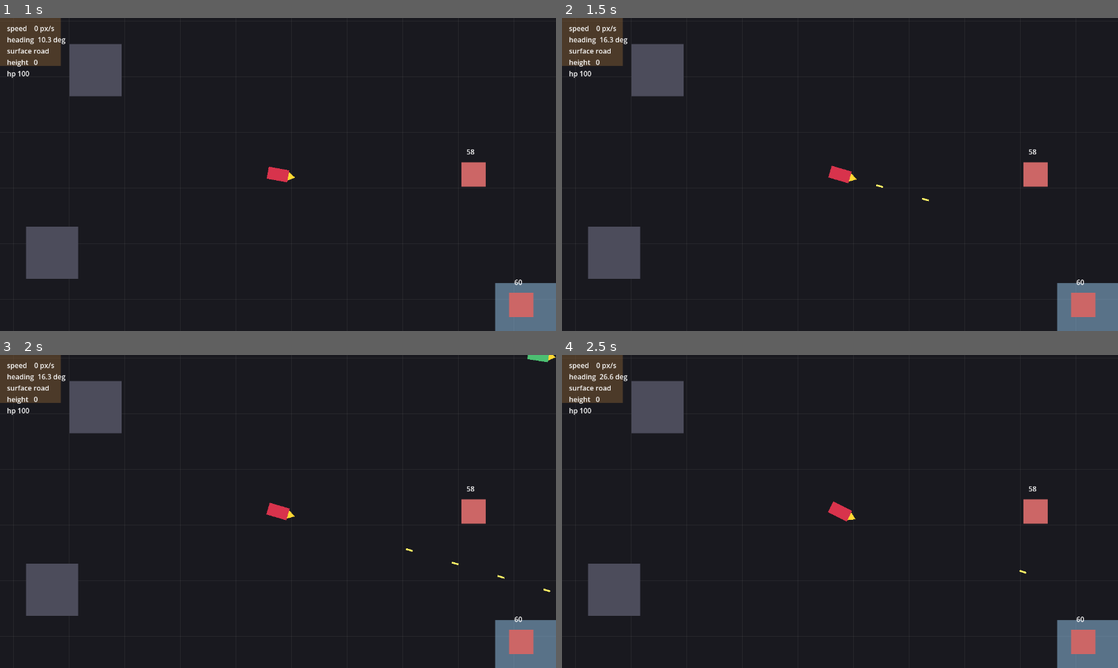
Above: before the commit, frames 1-4 (two rows, left to right).
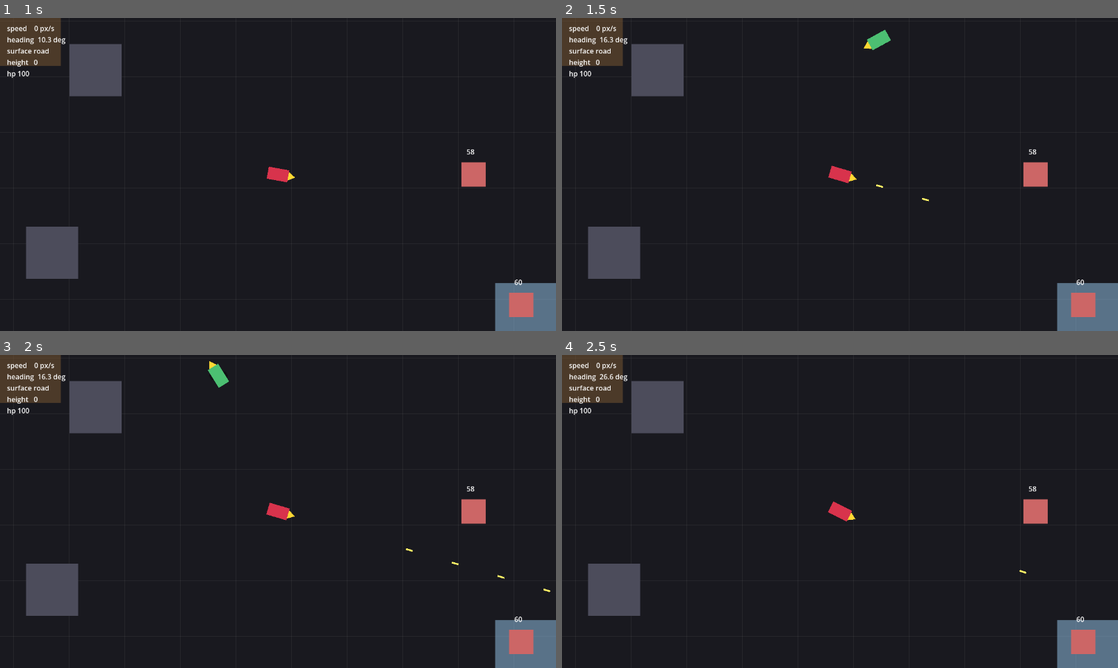
Above: after the commit, the same moments.

Repository: b3p3k0/bentchrome
Game: Godot game, scene res://levels/arena/arena.tscn
The game is run twice, just before and just after one commit, with the same random seed, the same clock (stepped at 60 frames per second) and the same inputs.
Inputs (mouse positions are in pixels of both pictures, inside the frame that each line leads up to):
- Up to frame 1 (1 s): tap Enter (ui_accept) at 0.5, 0.77 s; move the mouse to (400, 158) at 0.52 s; hold D (move_right) from 0.53 s (still down); click (400, 158) at 0.6 s
- Up to frame 2 (1.5 s): release D (move_right) at 1.25 s; tap Enter (ui_accept) at 1.25 s; drag from (728, 190) to (840, 174) at 1.27 s
- Up to frame 3 (2 s): no input
- Up to frame 4 (2.5 s): move the mouse to (895, 442) at 2.02 s; hold D (move_right) from 2.03 s (still down); tap Space at 2.1 s

Frame 1 is identical in both runs. In frame 2, 0.2% of the frame differs, in the area x 54-60%, y 3-11%; in frame 3, 0.3%, in the area x 37-100%, y 0-11%; in frame 4, nothing differs.

Commit message:
Phase 3: blendable archetype mix (pure + hybrids)
Replace the discrete archetype enum with a Vector3 mix (aggressor, ambusher, opportunist) whose pure trait sets — engagement band, flee threshold, flank bias, and near/weak target-scoring weights — interpolate. Target selection becomes a blended score of proximity vs woundedness. Pure types are (1,0,0)/(0,1,0)/(0,0,1); named hybrids (Marauder/Stalker/Phantom/Wildcard) are presets. Arena fields the 3 pure plus a yellow Stalker (1,0,1) hybrid. Doc updated.

Co-Authored-By: Claude Opus 4.8 <noreply@anthropic.com>

Diff:
--- a/levels/arena/arena.tscn
+++ b/levels/arena/arena.tscn
@@ -81,21 +81,28 @@
 body_color = Color(0.95, 0.55, 0.1, 1)
 
 [node name="Driver" parent="Enemy1" index="1"]
-archetype = 0
+mix = Vector3(1, 0, 0)
 
 [node name="Enemy2" parent="." instance=ExtResource("6_enemy")]
 position = Vector2(720, -380)
 body_color = Color(0.6, 0.3, 0.85, 1)
 
 [node name="Driver" parent="Enemy2" index="1"]
-archetype = 1
+mix = Vector3(0, 1, 0)
 
 [node name="Enemy3" parent="." instance=ExtResource("6_enemy")]
 position = Vector2(-150, -560)
 body_color = Color(0.3, 0.75, 0.45, 1)
 
 [node name="Driver" parent="Enemy3" index="1"]
-archetype = 2
+mix = Vector3(0, 0, 1)
+
+[node name="Enemy4" parent="." instance=ExtResource("6_enemy")]
+position = Vector2(250, -660)
+body_color = Color(0.9, 0.85, 0.2, 1)
+
+[node name="Driver" parent="Enemy4" index="1"]
+mix = Vector3(1, 0, 1)
 
 [node name="Dummy1" parent="." instance=ExtResource("5_dummy")]
 position = Vector2(450, 0)
--- a/vehicles/drivers/enemy_driver.gd
+++ b/vehicles/drivers/enemy_driver.gd
@@ -1,21 +1,62 @@
 class_name EnemyDriver
 extends Driver
-## Free-for-all combat AI. Three archetypes built on the same pursue/evade
-## jousting skeleton, differing mainly by TARGET SELECTION and engagement tuning:
-##   AGGRESSOR   — charges the NEAREST car, tight band, fights to near-death.
+## Free-for-all combat AI on a pursue/evade skeleton. Behavior is a BLEND of three
+## pure archetypes via `mix` = Vector3(aggressor, ambusher, opportunist). Pure
+## types are (1,0,0)/(0,1,0)/(0,0,1); any hybrid is a weighted blend of their
+## traits — engagement band, flee threshold, flank bias, and target-scoring
+## weights all interpolate. So one system covers pure types and every combination.
+##
+## Pure archetypes:
+##   AGGRESSOR   — charges the nearest car, tight band, fights to near-death.
 ##   AMBUSHER    — nearest car but approaches at a flank angle; hit-and-run.
-##   OPPORTUNIST — stalks the WEAKEST car in range, hangs back, pounces, flees early.
-## Mini-boss/boss will be tougher variants; a data-driven version comes later.
+##   OPPORTUNIST — scores the weakest car highest, hangs back, pounces, flees early.
 
-enum Archetype { AGGRESSOR, AMBUSHER, OPPORTUNIST }
-@export var archetype: Archetype = Archetype.AGGRESSOR
+@export var mix := Vector3(1, 0, 0)  # weights: x=aggressor, y=ambusher, z=opportunist
+
+# Named blends (assign to `mix`). 3 pure + 3 pairs + 1 triple.
+const PRESET_BRAWLER := Vector3(1, 0, 0)
+const PRESET_FLANKER := Vector3(0, 1, 0)
+const PRESET_JACKAL := Vector3(0, 0, 1)
+const PRESET_MARAUDER := Vector3(1, 1, 0)   # aggressive flanker
+const PRESET_STALKER := Vector3(1, 0, 1)    # brawls, but hunts the weak
+const PRESET_PHANTOM := Vector3(0, 1, 1)    # sneaky flanking jackal
+const PRESET_WILDCARD := Vector3(1, 1, 1)   # all-rounder
+
+# Pure trait sets, blended by `mix`. [near, far, flee_hp, w_near, w_weak, flank]
+const PURE := {
+	"agg": {"near": 140.0, "far": 340.0, "flee": 0.15, "w_near": 1.0, "w_weak": 0.0, "flank": 0.0},
+	"amb": {"near": 200.0, "far": 480.0, "flee": 0.30, "w_near": 1.0, "w_weak": 0.0, "flank": 1.0},
+	"opp": {"near": 320.0, "far": 640.0, "flee": 0.45, "w_near": 0.3, "w_weak": 1.0, "flank": 0.0},
+}
 
 enum Mode { PURSUE, EVADE }
+const SCAN := 1200.0
+const FIRE_RANGE := 1000.0
 
-const FIRE_RANGE := 1000.0
-const OPPORTUNIST_SCAN := 900.0
+var _near := 140.0
+var _far := 340.0
+var _flee := 0.15
+var _w_near := 1.0
+var _w_weak := 0.0
+var _flank := 0.0
+var _mode: Mode = Mode.PURSUE
 
-var _mode: Mode = Mode.PURSUE
+func _ready() -> void:
+	var w := mix
+	var sum := w.x + w.y + w.z
+	if sum <= 0.0:
+		w = Vector3(1, 0, 0)
+		sum = 1.0
+	w /= sum
+	var a: Dictionary = PURE["agg"]
+	var b: Dictionary = PURE["amb"]
+	var o: Dictionary = PURE["opp"]
+	_near = w.x * a["near"] + w.y * b["near"] + w.z * o["near"]
+	_far = w.x * a["far"] + w.y * b["far"] + w.z * o["far"]
+	_flee = w.x * a["flee"] + w.y * b["flee"] + w.z * o["flee"]
+	_w_near = w.x * a["w_near"] + w.y * b["w_near"] + w.z * o["w_near"]
+	_w_weak = w.x * a["w_weak"] + w.y * b["w_weak"] + w.z * o["w_weak"]
+	_flank = w.x * a["flank"] + w.y * b["flank"] + w.z * o["flank"]
 
 func get_intent(vehicle, _delta: float) -> Dictionary:
 	var target := _select_target(vehicle)
@@ -26,12 +67,11 @@
 	var dist := to_target.length()
 	var bearing := to_target.angle()
 
-	# Pursue/evade hysteresis, tuned per archetype.
-	if vehicle.get_hp_fraction() < _flee_hp():
+	if vehicle.get_hp_fraction() < _flee:
 		_mode = Mode.EVADE
-	elif dist > _far_range():
+	elif dist > _far:
 		_mode = Mode.PURSUE
-	elif dist < _near_range():
+	elif dist < _near:
 		_mode = Mode.EVADE
 
 	if _mode == Mode.EVADE:
@@ -43,10 +83,9 @@
 			"fire_special": false,
 		}
 
-	# PURSUE — ambushers bias their approach to a flank angle until they close.
 	var approach := bearing
-	if archetype == Archetype.AMBUSHER and dist > _near_range() * 1.5:
-		approach += deg_to_rad(35.0)
+	if _flank > 0.0 and dist > _near * 1.5:
+		approach += deg_to_rad(35.0 * _flank)
 	var diff := wrapf(approach - vehicle.heading, -PI, PI)
 	var aim := wrapf(bearing - vehicle.heading, -PI, PI)
 	return {
@@ -56,51 +95,20 @@
 		"fire_special": false,
 	}
 
-func _near_range() -> float:
-	match archetype:
-		Archetype.AGGRESSOR: return 140.0
-		Archetype.AMBUSHER: return 200.0
-		_: return 320.0
-
-func _far_range() -> float:
-	match archetype:
-		Archetype.AGGRESSOR: return 340.0
-		Archetype.AMBUSHER: return 480.0
-		_: return 640.0
-
-func _flee_hp() -> float:
-	match archetype:
-		Archetype.AGGRESSOR: return 0.15
-		Archetype.AMBUSHER: return 0.3
-		_: return 0.45
-
+## Target = highest blended score of "nearby" (w_near) and "wounded" (w_weak).
 func _select_target(vehicle) -> Node2D:
-	if archetype == Archetype.OPPORTUNIST:
-		return _weakest_other(vehicle)
-	return _nearest_other(vehicle)
-
-func _nearest_other(vehicle) -> Node2D:
 	var best: Node2D = null
-	var best_dist := INF
+	var best_score := -INF
 	for v in vehicle.get_tree().get_nodes_in_group(&"vehicles"):
 		if v == vehicle:
 			continue
 		var d: float = vehicle.global_position.distance_to(v.global_position)
-		if d < best_dist:
-			best_dist = d
+		if d > SCAN:
+			continue
+		var near_term := 1.0 - d / SCAN
+		var hpf: float = v.get_hp_fraction() if v.has_method(&"get_hp_fraction") else 1.0
+		var score := _w_near * near_term + _w_weak * (1.0 - hpf)
+		if score > best_score:
+			best_score = score
 			best = v
 	return best
-
-func _weakest_other(vehicle) -> Node2D:
-	var best: Node2D = null
-	var best_hp := INF
-	for v in vehicle.get_tree().get_nodes_in_group(&"vehicles"):
-		if v == vehicle:
-			continue
-		if vehicle.global_position.distance_to(v.global_position) > OPPORTUNIST_SCAN:
-			continue
-		var hpf: float = v.get_hp_fraction() if v.has_method(&"get_hp_fraction") else 1.0
-		if hpf < best_hp:
-			best_hp = hpf
-			best = v
-	return best if best != null else _nearest_other(vehicle)
Not shown, changed: CLAUDE.md
